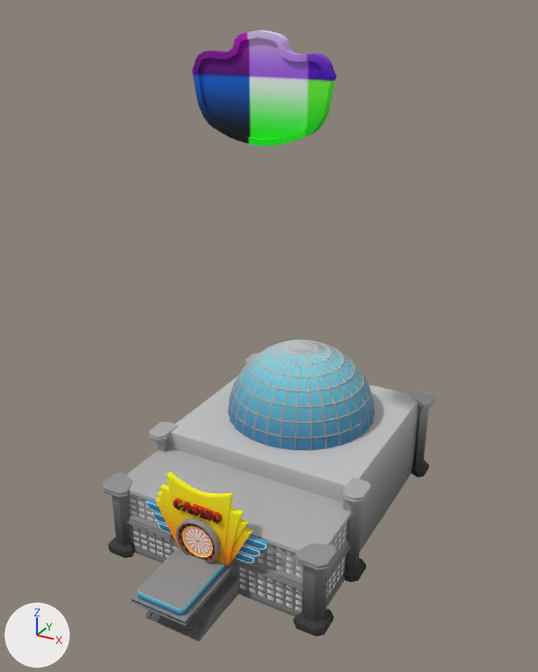
What one commit did to the Blender file src/features/city/casino/casino_outerior.blend.
Rendered twice from a 50 mm lens placed at (33.0, -58.6, 52.4), pointed at (0.8, 0.0, 23.1). The lights are fixed; the arrows at lower left show +X, +Y and +Z. The first picture is the older version.

The first picture shows 'Balcony', 'CasinoSign', 'Cube', 'Cube.001', 'Cube.002', 'Outerior', 'Sphere', 'Staircase.001'.
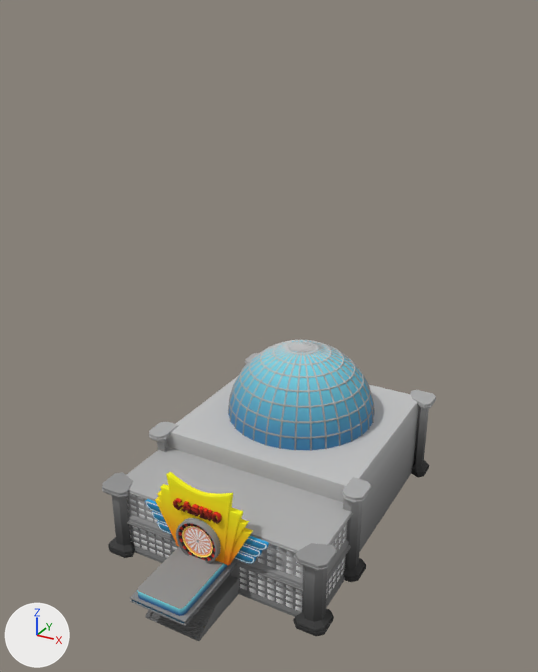
Boxes [x1, y1, x2, y2] around the edits, measured in the pictures (538 x 672 px):
'Cube.001', no longer drawn: before [192, 30, 337, 146]

The change in detail:
me_cube_003 is used by ob_cube_001; location (0.0, 0.0, 0.0).
me_cube_003 had 244 vertices, 185 faces and spanned x -6.78..6.78, y -0.49..0.49, z 41.28..50.72.
me_cube_003 now has 0 vertices, 0 faces and spans empty.
me_cube_003 part 1: the whole mesh is rebuilt.
